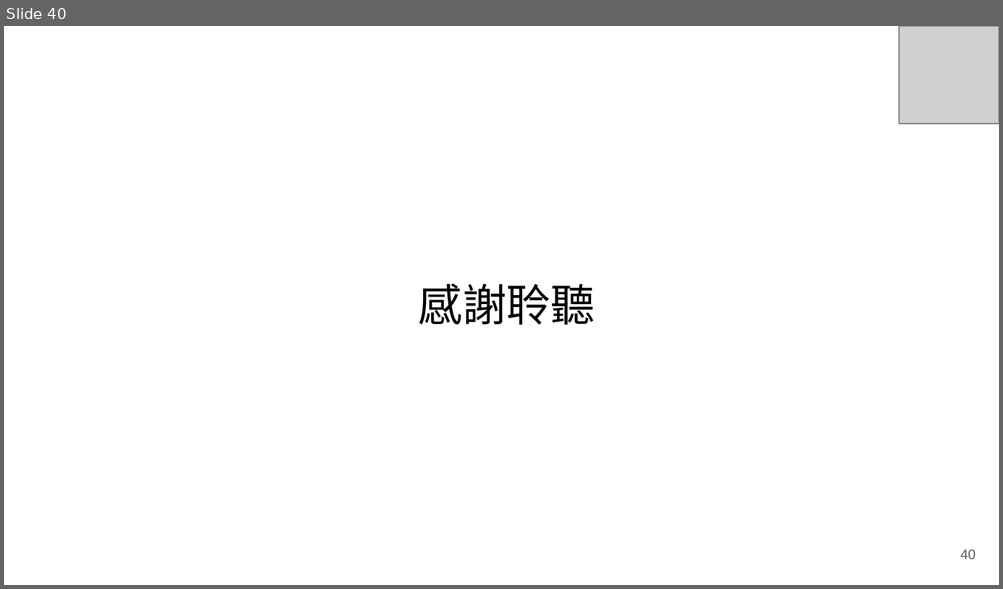
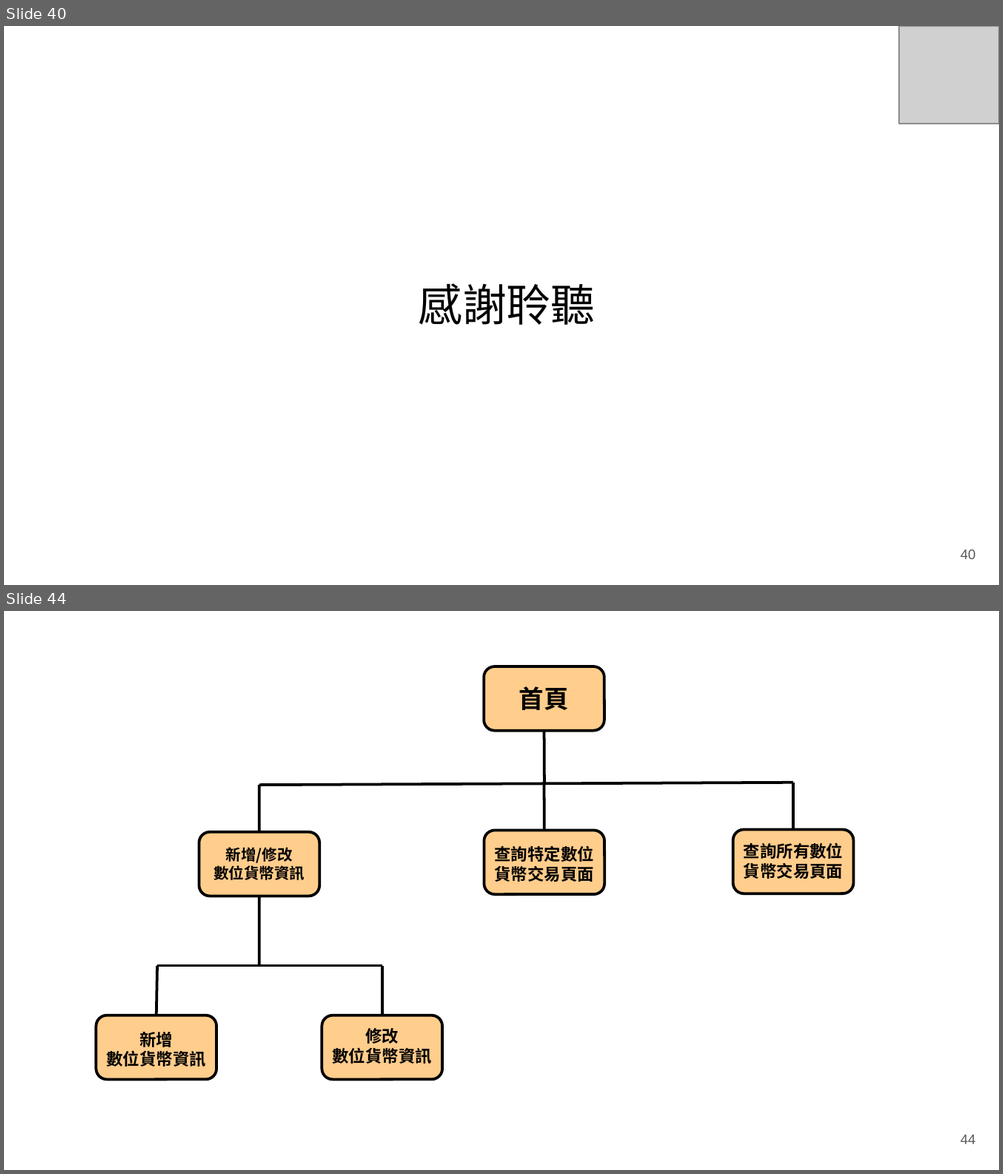
Before and after one commit to RyuChu/A-Decentralized-Digital-Currency-Tracing-Service, a slide deck: Documents/論文簡報_V3.pptx. Shown one above the other, each under a label of ours: slide 40 before the commit, slides 40 and 44 after it; the slides between them are not shown. The pictures are 1003x589 and 1003x1174 pixels, drawn with LibreOffice and Linux fonts; fonts in the diff are those of the drawing; grey boxes stand for pictures. Boxes give left, top, right and bottom in pixels: in the first picture for what was removed or moved away, otherwise in the second. Text is boxed around its words. In the diff, an @@ line names an element or a change of style, - is before the commit and + after.

```diff
--- a/Documents/論文簡報_V3.pptx
+++ b/Documents/論文簡報_V3.pptx
@@ slide 44 added at <box>4,611,999,1170</box>, background #FFFFFF @@
@@ group added at <box>96,667,854,1080</box>: 9 lines, 6 rounded rectangles, 6 texts @@
+首頁
+新增/修改
+數位貨幣資訊
+查詢特定數位貨幣交易頁面
+新增
+數位貨幣資訊
+修改
+數位貨幣資訊
+查詢所有數位貨幣交易頁面
@@ page number added at <box>960,1135,976,1145</box>, 10 pt, text #595959 @@
+44
```
Also in this commit, not shown: 2 other files.
